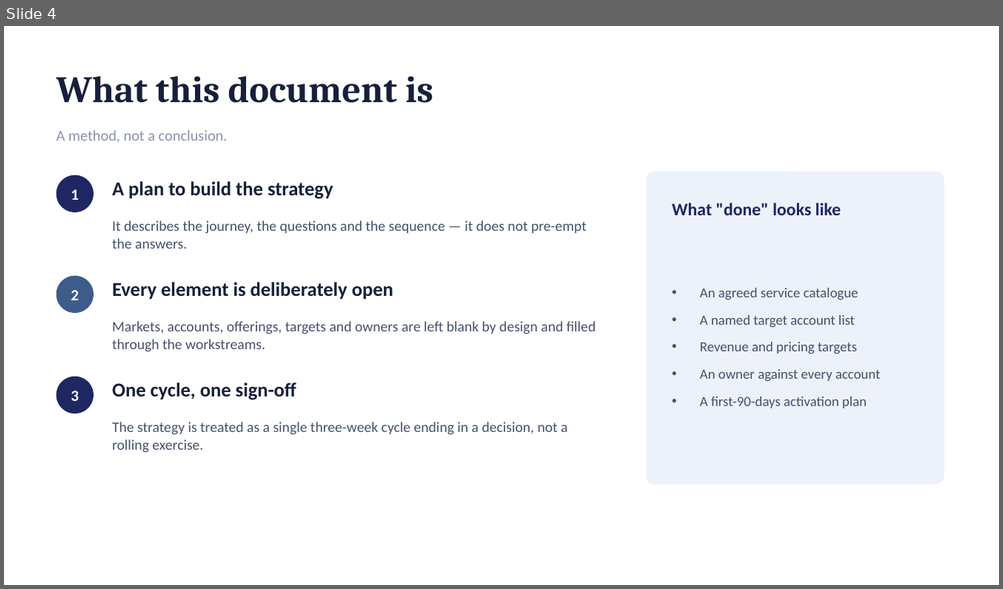
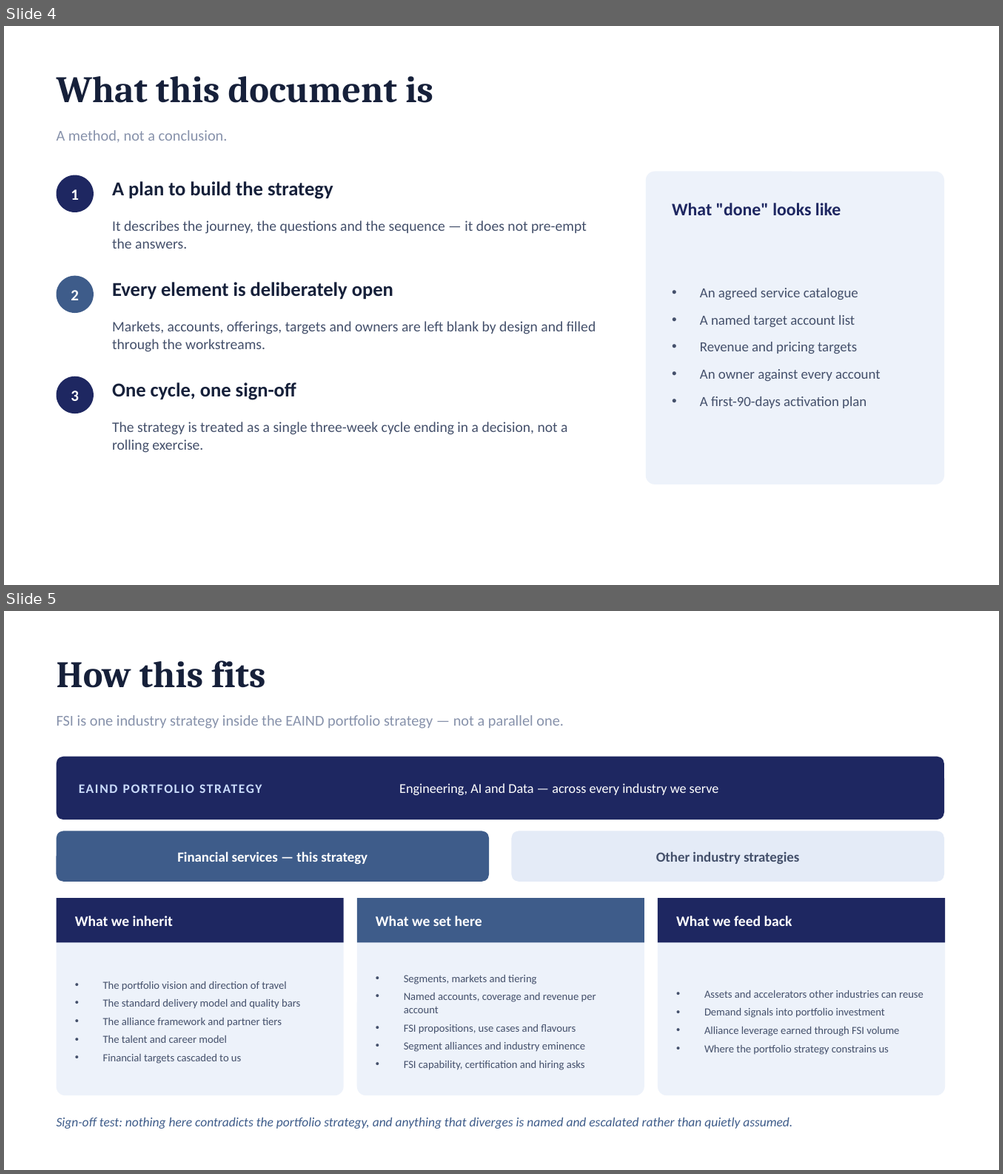
Before and after one commit to dhajjar-cyber/bae, a slide deck: FSI strategy/EAIND-FSI-Strategy-Development-Plan.pptx. Shown one above the other, each under a label of ours: slide 4 before the commit, slides 4 and 5 after it. The pictures are 1003x589 and 1003x1174 pixels, drawn with LibreOffice and Linux fonts; fonts in the diff are those of the drawing. Boxes give left, top, right and bottom in pixels: in the first picture for what was removed or moved away, otherwise in the second. Text is boxed around its words. In the diff, an @@ line names an element or a change of style, - is before the commit and + after.

```diff
--- a/FSI strategy/EAIND-FSI-Strategy-Development-Plan.pptx
+++ b/FSI strategy/EAIND-FSI-Strategy-Development-Plan.pptx
@@ slide 5 added at (4,611,999,1170), background #FFFFFF @@
@@ text added at (57,661,265,688), 36 pt, text #16203A, bold @@
+How this fits
@@ text added at (57,715,563,729), 14.5 pt, text #8792AB @@
+FSI is one industry strategy inside the EAIND portfolio strategy — not a parallel one.
@@ rounded rectangle added at (57,757,944,820), fill #1E2761 @@
@@ text added at (79,784,262,793), 12.5 pt, text #CADCFC, bold @@
+EAIND PORTFOLIO STRATEGY
@@ text added at (399,783,719,795), 13 pt, text #FFFFFF @@
+Engineering, AI and Data — across every industry we serve
@@ rounded rectangle added at (57,831,489,882), fill #3E5C8A @@
@@ rounded rectangle added at (512,831,944,882), fill #E4EBF7 @@
@@ text added at (177,851,367,864), 13.5 pt, text #FFFFFF, bold @@
+Financial services — this strategy
@@ text added at (656,851,799,864), 13.5 pt, text #44506B, bold @@
+Other industry strategies
@@ rounded rectangle added at (57,898,344,1096), fill #EDF2FA @@
@@ rectangle added at (57,898,344,943), fill #1E2761 @@
@@ rounded rectangle added at (357,898,644,1096), fill #EDF2FA @@
@@ rectangle added at (357,898,644,943), fill #3E5C8A @@
@@ rounded rectangle added at (657,898,945,1096), fill #EDF2FA @@
@@ rectangle added at (657,898,945,943), fill #1E2761 @@
@@ text added at (75,916,173,926), 14 pt, text #FFFFFF, bold @@
+What we inherit
@@ text added at (375,916,482,926), 14 pt, text #FFFFFF, bold @@
+What we set here
@@ text added at (676,916,792,926), 14 pt, text #FFFFFF, bold @@
+What we feed back
@@ text added at (103,982,300,1064), 10.5 pt, text #44506B @@
+• The portfolio vision and direction of travel
+• The standard delivery model and quality bars
+• The alliance framework and partner tiers
+• The talent and career model
+• Financial targets cascaded to us
@@ text added at (404,975,596,1071), 10.5 pt, text #44506B @@
+• Segments, markets and tiering
+• Named accounts, coverage and revenue per account
+• FSI propositions, use cases and flavours
+• Segment alliances and industry eminence
+• FSI capability, certification and hiring asks
@@ text added at (704,991,923,1055), 10.5 pt, text #44506B @@
+• Assets and accelerators other industries can reuse
+• Demand signals into portfolio investment
+• Alliance leverage earned through FSI volume
+• Where the portfolio strategy constrains us
@@ text added at (57,1118,792,1129), 12.5 pt, text #3E5C8A, italic @@
+Sign-off test: nothing here contradicts the portfolio strategy, and anything that diverges is named and escalated rather than quietly assumed.
```
Also in this commit, not shown: 2 slides changed, 2 other files.
